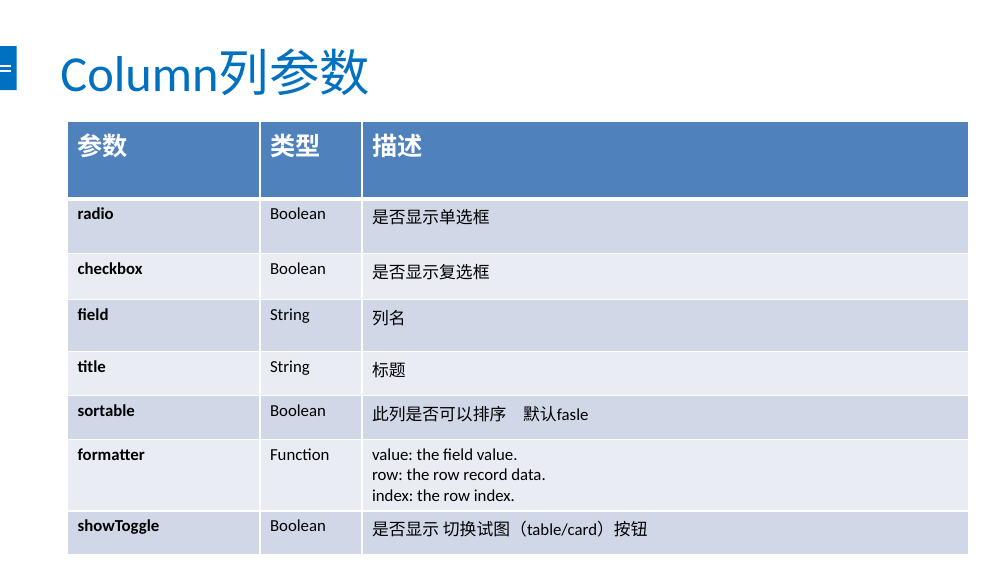
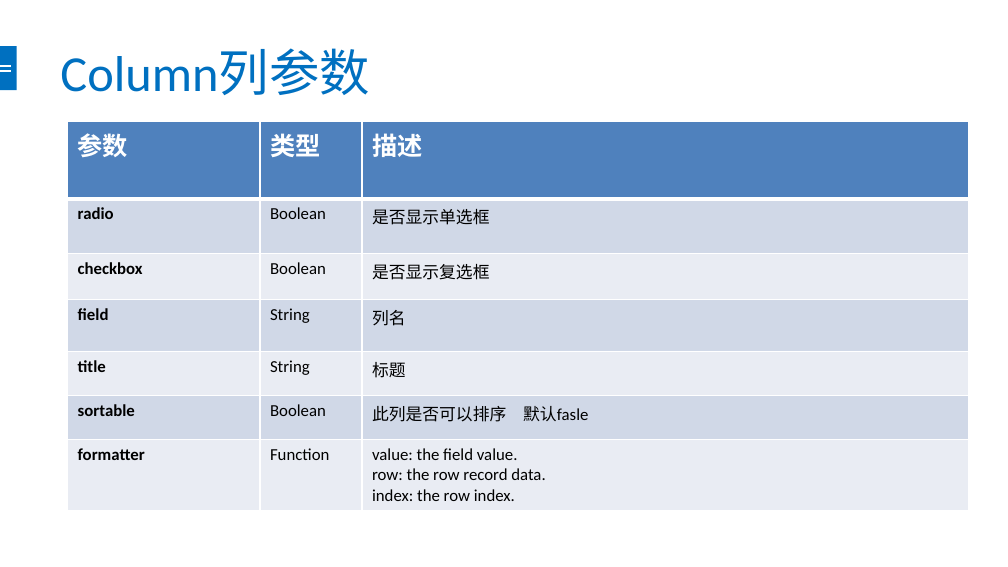
Before and after one commit to chendingguo/workspace, a slide deck: slide 10 of springboot-mybatis-master/bootstrap-table.pptx (slide 9 before the commit). Drawn at 1008x567 pixels with LibreOffice and Linux fonts; fonts in the diff are those of the drawing. Boxes give left, top, right and bottom in pixels: in the first picture for what was removed or moved away, otherwise in the second. Text is boxed around its words. In the diff, an @@ line names an element or a change of style, - is before the commit and + after.

```diff
--- a/springboot-mybatis-master/bootstrap-table.pptx
+++ b/springboot-mybatis-master/bootstrap-table.pptx
@@ table at [68, 122, 969, 567] @@
-row 8: showToggle | Boolean | 是否显示 切换试图（table/card）按钮
```
Also in this commit, not shown: 5 other slides changed, 4 slides added, 3 slides removed, 29 other files.
